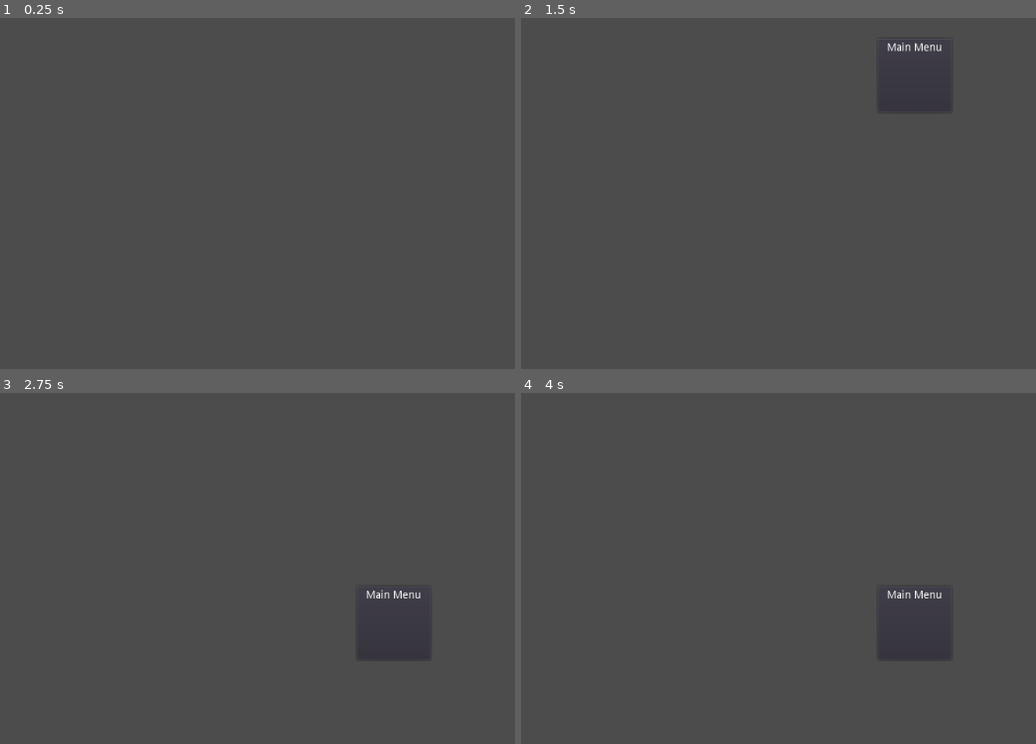
Above: before the commit, frames 1-4 (two rows, left to right).
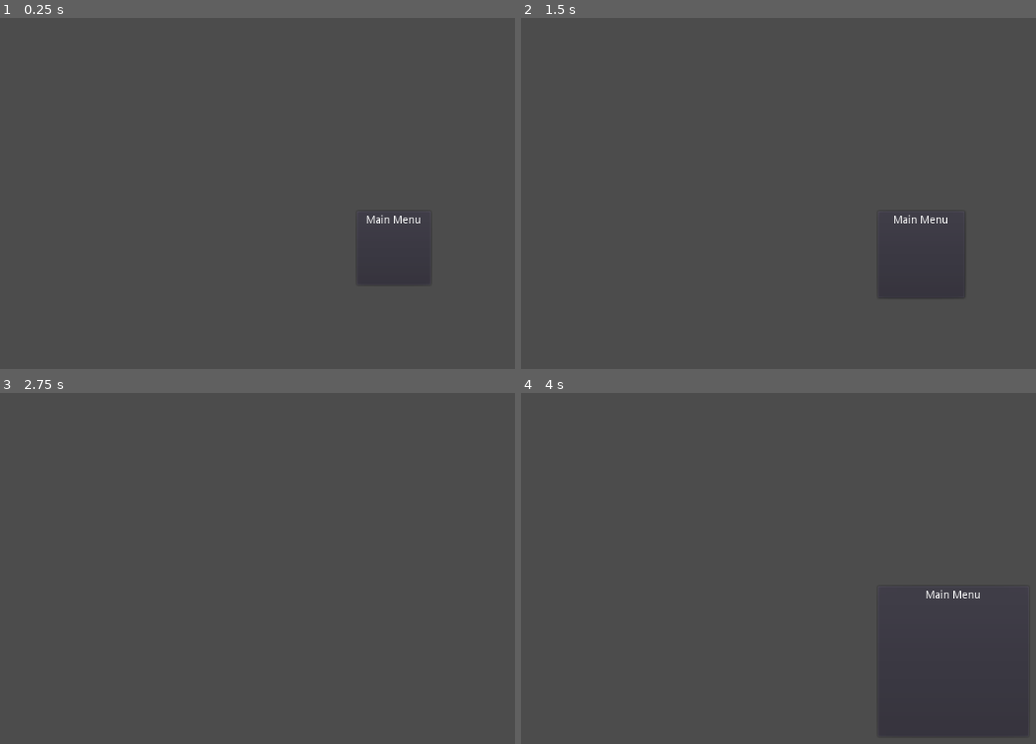
Above: after the commit, the same moments.

Repository: dionysius/godot-issue-animation-in-centercontainer
Game: Godot game, scene res://main.tscn
Two runs of this game, one before a commit and one after it. Both use one fixed random seed, a clock stepped at 60 frames per second and the inputs below.
Inputs:
- Up to frame 1 (0.25 s): no input
- Up to frame 2 (1.5 s): no input
- Up to frame 3 (2.75 s): no input
- Up to frame 4 (4 s): tap Enter at 2.75 s; tap Space at 3.5 s

The runs differ from the first frame. In frame 1, 0.2% of the frame differs, in the area x 70-83%, y 56-76%; in frame 2, 0.3%, in the area x 70-83%, y 7-80%; in frame 3, 0.2%; in frame 4, 0.3%.

Commit message:
additional animation cases

Diff:
--- a/main.tscn
+++ b/main.tscn
@@ -1,31 +1,106 @@
-[gd_scene load_steps=2 format=2]
+[gd_scene load_steps=3 format=2]
 
-[sub_resource type="Animation" id=1]
-resource_name = "start"
-length = 2.0
+[sub_resource type="Animation" id=2]
+length = 0.001
 tracks/0/type = "value"
-tracks/0/path = NodePath("CenterContainer/PanelContainer:rect_position")
+tracks/0/path = NodePath("CenterContainer/PanelContainer:rect_size")
 tracks/0/interp = 1
 tracks/0/loop_wrap = true
 tracks/0/imported = false
 tracks/0/enabled = true
 tracks/0/keys = {
-"times": PoolRealArray( 0, 1, 2, 2.001 ),
-"transitions": PoolRealArray( 1, 1, 1, 1 ),
+"times": PoolRealArray( 0 ),
+"transitions": PoolRealArray( 1 ),
 "update": 0,
-"values": [ Vector2( 462, -200 ), Vector2( 462, -200 ), Vector2( 462, 250 ), Vector2( 462, 250 ) ]
+"values": [ Vector2( 100, 100 ) ]
 }
 tracks/1/type = "value"
-tracks/1/path = NodePath("CenterContainer/PanelContainer:visible")
+tracks/1/path = NodePath("CenterContainer/PanelContainer:rect_min_size")
 tracks/1/interp = 1
 tracks/1/loop_wrap = true
 tracks/1/imported = false
 tracks/1/enabled = true
 tracks/1/keys = {
-"times": PoolRealArray( 0, 0.5 ),
-"transitions": PoolRealArray( 1, 1 ),
+"times": PoolRealArray( 0 ),
+"transitions": PoolRealArray( 1 ),
+"update": 0,
+"values": [ Vector2( 100, 100 ) ]
+}
+tracks/2/type = "value"
+tracks/2/path = NodePath("CenterContainer/PanelContainer/VBoxContainer/Label:rect_min_size")
+tracks/2/interp = 1
+tracks/2/loop_wrap = true
+tracks/2/imported = false
+tracks/2/enabled = true
+tracks/2/keys = {
+"times": PoolRealArray( 0 ),
+"transitions": PoolRealArray( 1 ),
+"update": 0,
+"values": [ Vector2( 0, 0 ) ]
+}
+
+[sub_resource type="Animation" id=1]
+resource_name = "start"
+length = 17.0
+tracks/0/type = "value"
+tracks/0/path = NodePath("CenterContainer/PanelContainer:visible")
+tracks/0/interp = 1
+tracks/0/loop_wrap = true
+tracks/0/imported = false
+tracks/0/enabled = true
+tracks/0/keys = {
+"times": PoolRealArray( 0, 2, 3, 6, 7, 10, 11, 14, 15 ),
+"transitions": PoolRealArray( 1, 1, 1, 1, 1, 1, 1, 1, 1 ),
 "update": 1,
-"values": [ false, true ]
+"values": [ true, false, true, false, true, false, true, false, true ]
+}
+tracks/1/type = "value"
+tracks/1/path = NodePath("CenterContainer/PanelContainer:rect_size")
+tracks/1/interp = 1
+tracks/1/loop_wrap = true
+tracks/1/imported = false
+tracks/1/enabled = true
+tracks/1/keys = {
+"times": PoolRealArray( 0, 1, 4 ),
+"transitions": PoolRealArray( 1, 1, 1 ),
+"update": 0,
+"values": [ Vector2( 100, 100 ), Vector2( 100, 100 ), Vector2( 200, 200 ) ]
+}
+tracks/2/type = "value"
+tracks/2/path = NodePath("CenterContainer/PanelContainer:rect_min_size")
+tracks/2/interp = 1
+tracks/2/loop_wrap = true
+tracks/2/imported = false
+tracks/2/enabled = true
+tracks/2/keys = {
+"times": PoolRealArray( 0, 5, 8 ),
+"transitions": PoolRealArray( 1, 1, 1 ),
+"update": 0,
+"values": [ Vector2( 100, 100 ), Vector2( 100, 100 ), Vector2( 200, 200 ) ]
+}
+tracks/3/type = "value"
+tracks/3/path = NodePath("CenterContainer/PanelContainer:rect_position")
+tracks/3/interp = 1
+tracks/3/loop_wrap = true
+tracks/3/imported = false
+tracks/3/enabled = true
+tracks/3/keys = {
+"times": PoolRealArray( 0, 8.9, 9, 17 ),
+"transitions": PoolRealArray( 1, 1, 1, 1 ),
+"update": 0,
+"values": [ Vector2( 462, 250 ), Vector2( 462, 250 ), Vector2( 0, 0 ), Vector2( 400, 0 ) ]
+}
+tracks/4/type = "value"
+tracks/4/path = NodePath("CenterContainer/PanelContainer/VBoxContainer/Label:rect_min_size")
+tracks/4/interp = 1
+tracks/4/loop_wrap = true
+tracks/4/imported = false
+tracks/4/enabled = true
+tracks/4/keys = {
+"times": PoolRealArray( 0, 12.9, 13, 16.1 ),
+"transitions": PoolRealArray( 1, 1, 1, 1 ),
+"update": 0,
+"values": [ Vector2( 0, 0 ), Vector2( 0, 0 ), Vector2( 200, 200 ), Vector2( 300, 300 ) ]
 }
 
 [node name="Control" type="Control"]
@@ -43,11 +118,10 @@
 }
 
 [node name="PanelContainer" type="PanelContainer" parent="CenterContainer"]
-visible = false
 margin_left = 462.0
-margin_top = -200.0
+margin_top = 250.0
 margin_right = 562.0
-margin_bottom = -100.0
+margin_bottom = 350.0
 rect_min_size = Vector2( 100, 100 )
 
 [node name="VBoxContainer" type="VBoxContainer" parent="CenterContainer/PanelContainer"]
@@ -64,4 +138,5 @@
 
 [node name="AnimationPlayer" type="AnimationPlayer" parent="."]
 autoplay = "start"
+anims/RESET = SubResource( 2 )
 anims/start = SubResource( 1 )
